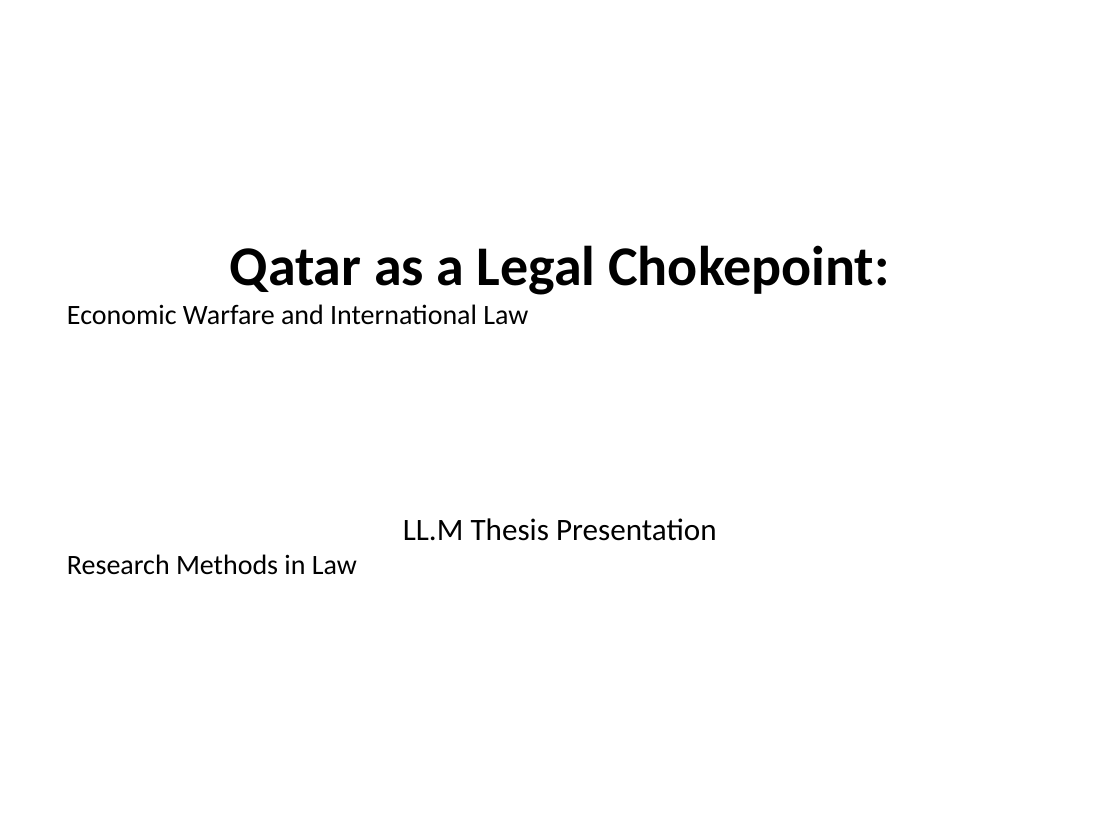
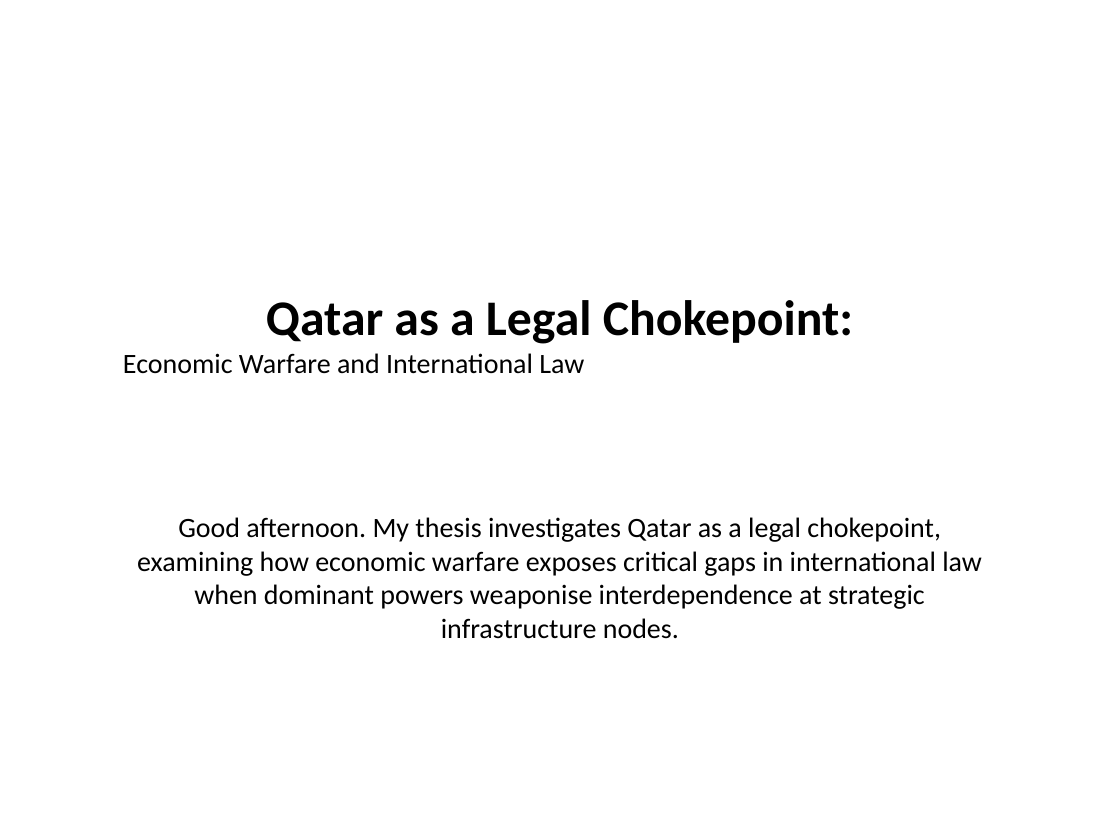
Before and after one commit to MogireMaina/Writings, a slide deck: slide 1 of Qatar_Legal_Chokepoint_Presentation.pptx. Drawn at 1120x840 pixels with LibreOffice and Linux fonts; fonts in the diff are those of the drawing. Boxes give left, top, right and bottom in pixels: in the first picture for what was removed or moved away, otherwise in the second. Text is boxed around its words. In the diff, an @@ line names an element or a change of style, - is before the commit and + after.

```diff
--- a/Qatar_Legal_Chokepoint_Presentation.pptx
+++ b/Qatar_Legal_Chokepoint_Presentation.pptx
@@ text "Qatar as a Legal Chokepoint:": place and size @@
-text "Qatar as a Legal Chokepoint:" at (67, 245, 889, 325)
+text "Qatar as a Legal Chokepoint:" at (123, 300, 853, 374)
@@ text at (266, 300, 853, 344): size 36 to 32 pt in "Qatar as a Legal Chokepoint:" @@
@@ text at (137, 517, 982, 639): text changed; size 20 to 18 pt @@
-LL.M Thesis Presentation
-Research Methods in Law
+Good afternoon. My thesis investigates Qatar as a legal chokepoint, examining how economic warfare exposes critical gaps in international law when dominant powers weaponise interdependence at strategic infrastructure nodes.
```
Also in this commit, not shown: 4 other slides changed, 1 other file.
